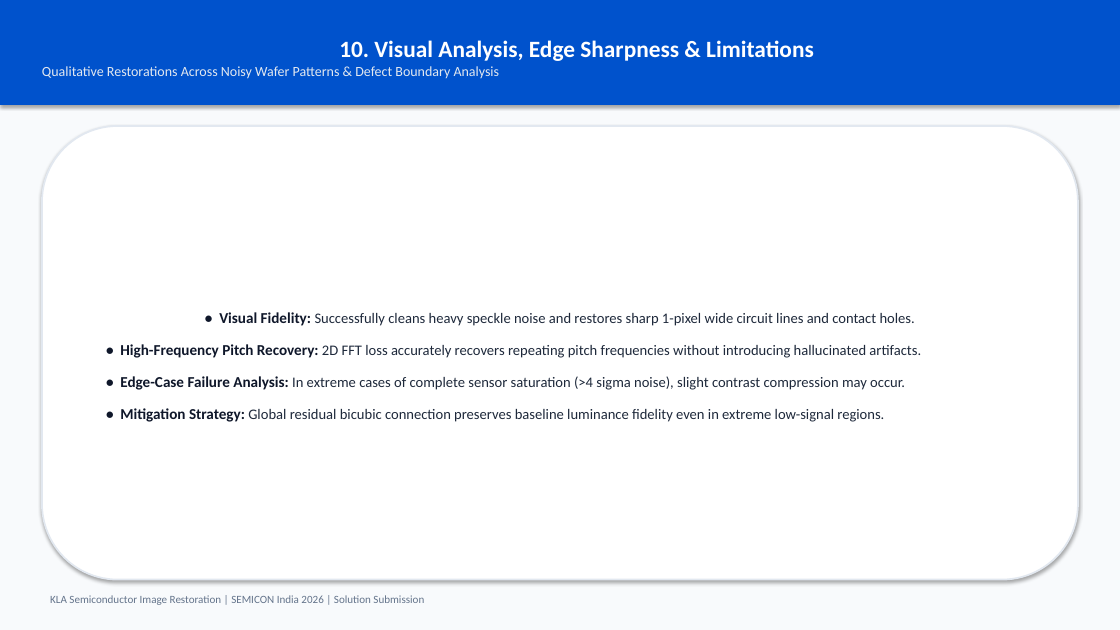
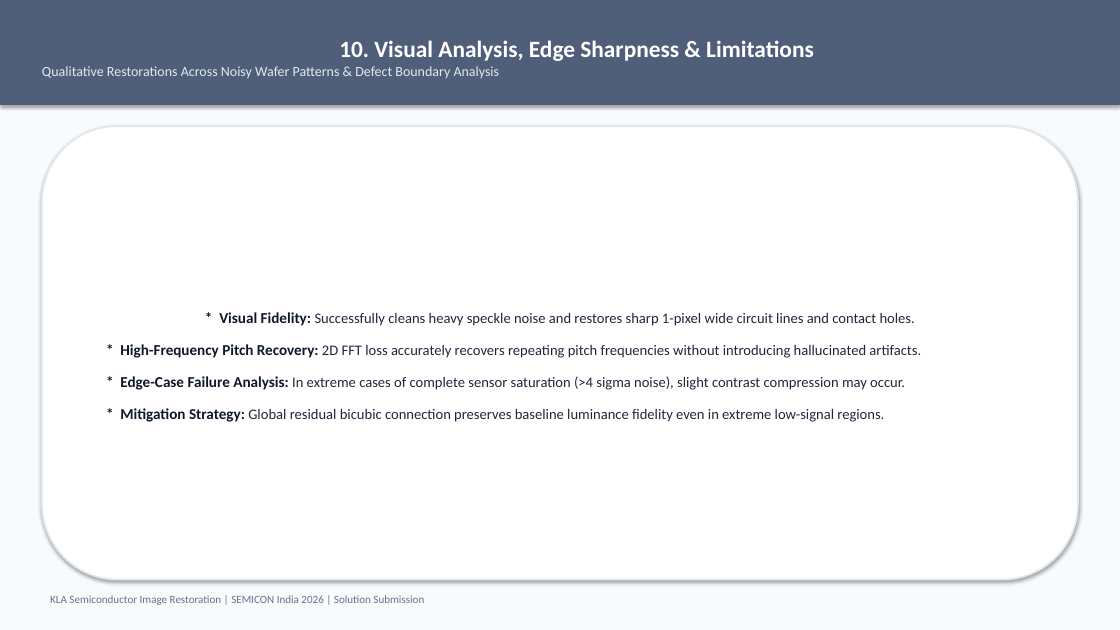
Before and after one commit to Ad1thh/KLA-Semicon-AI-Restoration, a slide deck: slide 11 of solution_presentation.pptx. Drawn at 1120x630 pixels with LibreOffice and Linux fonts; fonts in the diff are those of the drawing. Boxes give left, top, right and bottom in pixels: in the first picture for what was removed or moved away, otherwise in the second. Text is boxed around its words. In the diff, an @@ line names an element or a change of style, - is before the commit and + after.

```diff
--- a/solution_presentation.pptx
+++ b/solution_presentation.pptx
@@ rectangle "10. Visual Analysis, Edge Sharpness ..." at [0,0,1120,105]: fill #0052CC to #505F79 @@
@@ text in rounded rectangle at [120,312,921,422]: text changed @@
-• Visual Fidelity: Successfully cleans heavy speckle noise and restores sharp 1-pixel wide circuit lines and contact holes.
-• High-Frequency Pitch Recovery: 2D FFT loss accurately recovers repeating pitch frequencies without introducing hallucinated artifacts.
-• Edge-Case Failure Analysis: In extreme cases of complete sensor saturation (>4 sigma noise), slight contrast compression may occur.
-• Mitigation Strategy: Global residual bicubic connection preserves baseline luminance fidelity even in extreme low-signal regions.
+* Visual Fidelity: Successfully cleans heavy speckle noise and restores sharp 1-pixel wide circuit lines and contact holes.
+* High-Frequency Pitch Recovery: 2D FFT loss accurately recovers repeating pitch frequencies without introducing hallucinated artifacts.
+* Edge-Case Failure Analysis: In extreme cases of complete sensor saturation (>4 sigma noise), slight contrast compression may occur.
+* Mitigation Strategy: Global residual bicubic connection preserves baseline luminance fidelity even in extreme low-signal regions.
```
Also in this commit, not shown: 11 other slides changed, 10 other files.
